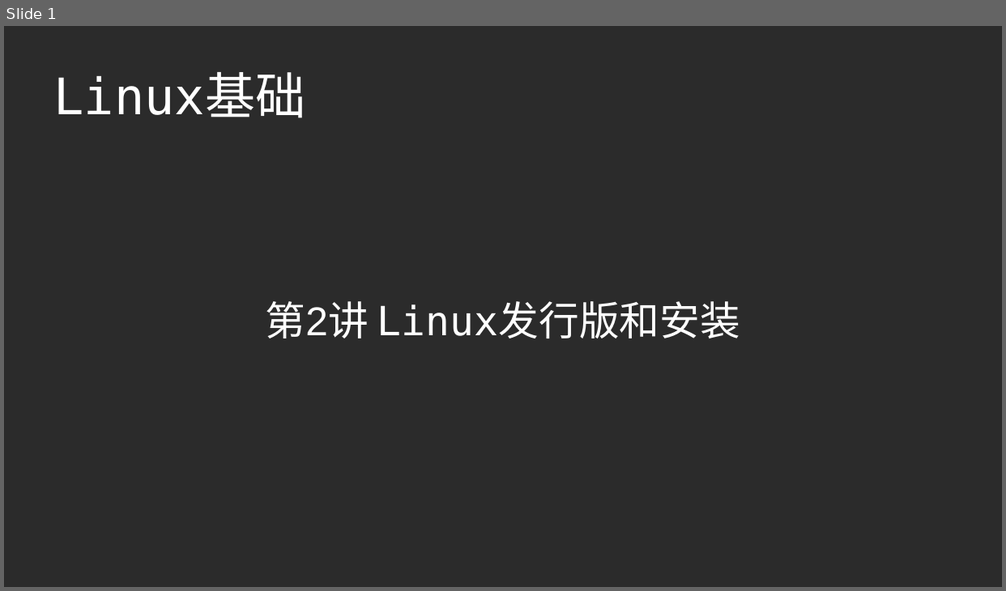
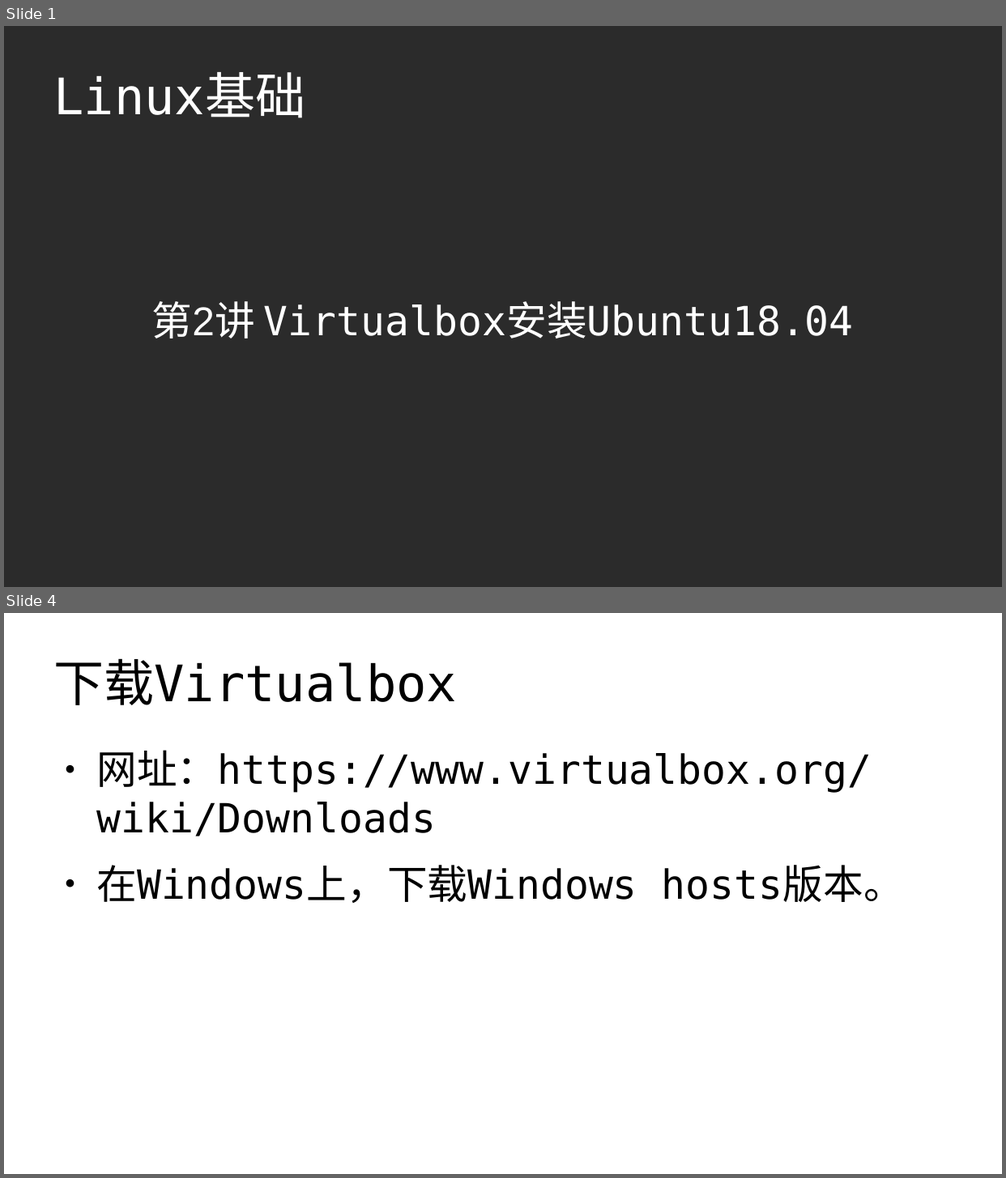
Before and after one commit to master-genius/linux-system, a slide deck: ch02/ch02_3-virtualbox安装Linux.odp. Shown one above the other, each under a label of ours: slide 1 before the commit, slides 1 and 4 after it; the slides between them are not shown. The pictures are 1006x591 and 1006x1178 pixels, drawn with LibreOffice and Linux fonts; fonts in the diff are those of the drawing; background and template pictures are left out; a plain dark background stands for a picture behind light text. Boxes give left, top, right and bottom in pixels: in the first picture for what was removed or moved away, otherwise in the second. Text is boxed around its words. In the diff, an @@ line names an element or a change of style, - is before the commit and + after.

```diff
--- a/ch02/ch02_3-virtualbox安装Linux.odp
+++ b/ch02/ch02_3-virtualbox安装Linux.odp
@@ slide 4 added at box(4, 613, 1002, 1174), background #FFFFFF @@
@@ title added at box(54, 658, 458, 705), 40 pt, text #000000 @@
+下载Virtualbox
@@ text added at box(96, 750, 904, 903), 32 pt, text #000000 @@
+● 网址：https://www.virtualbox.org/wiki/Downloads
+● 在Windows上，下载Windows hosts版本。
@@ slide 1 changed as well @@
@@ subtitle at box(152, 301, 854, 339): text changed; font Arial to DejaVu Sans Mono @@
-第2讲 Linux发行版和安装
+第2讲 Virtualbox安装Ubuntu18.04
```
Also in this commit, not shown: 1 other slide changed, 5 other slides added, 6 slides removed, 2 other files.
